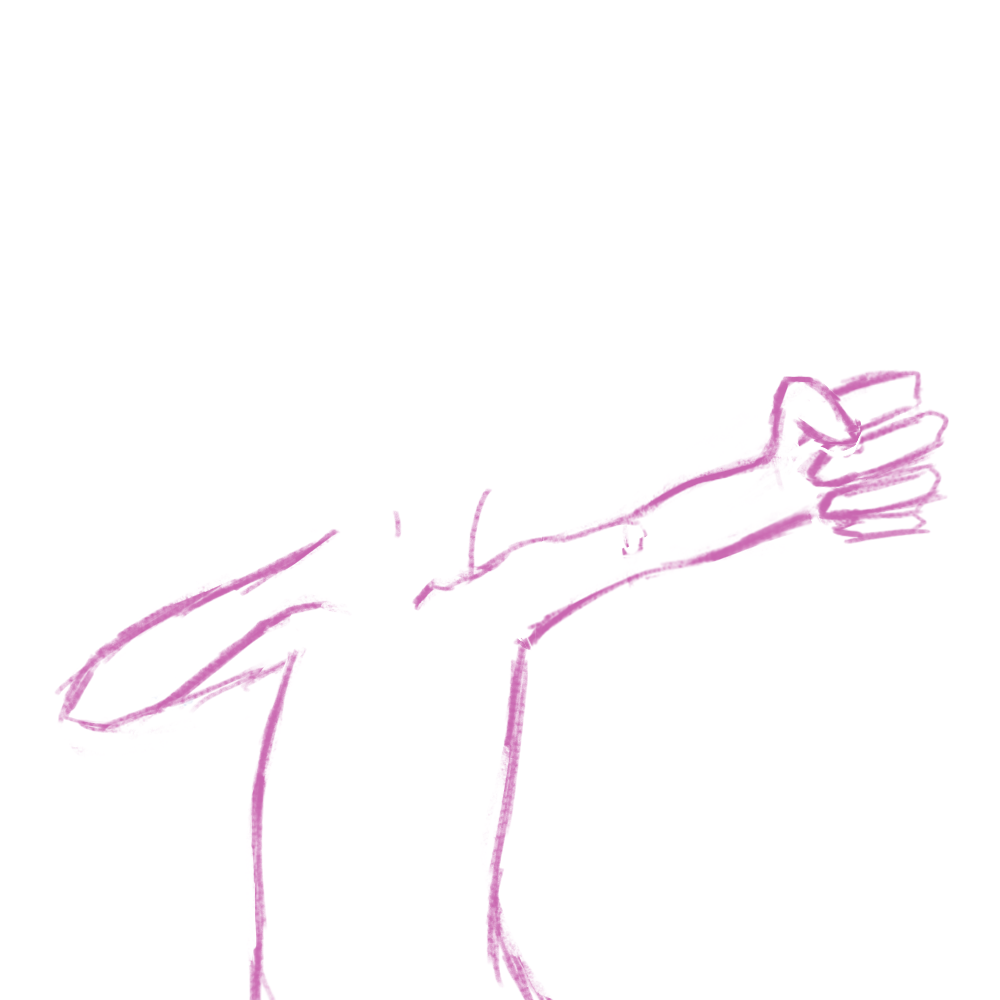
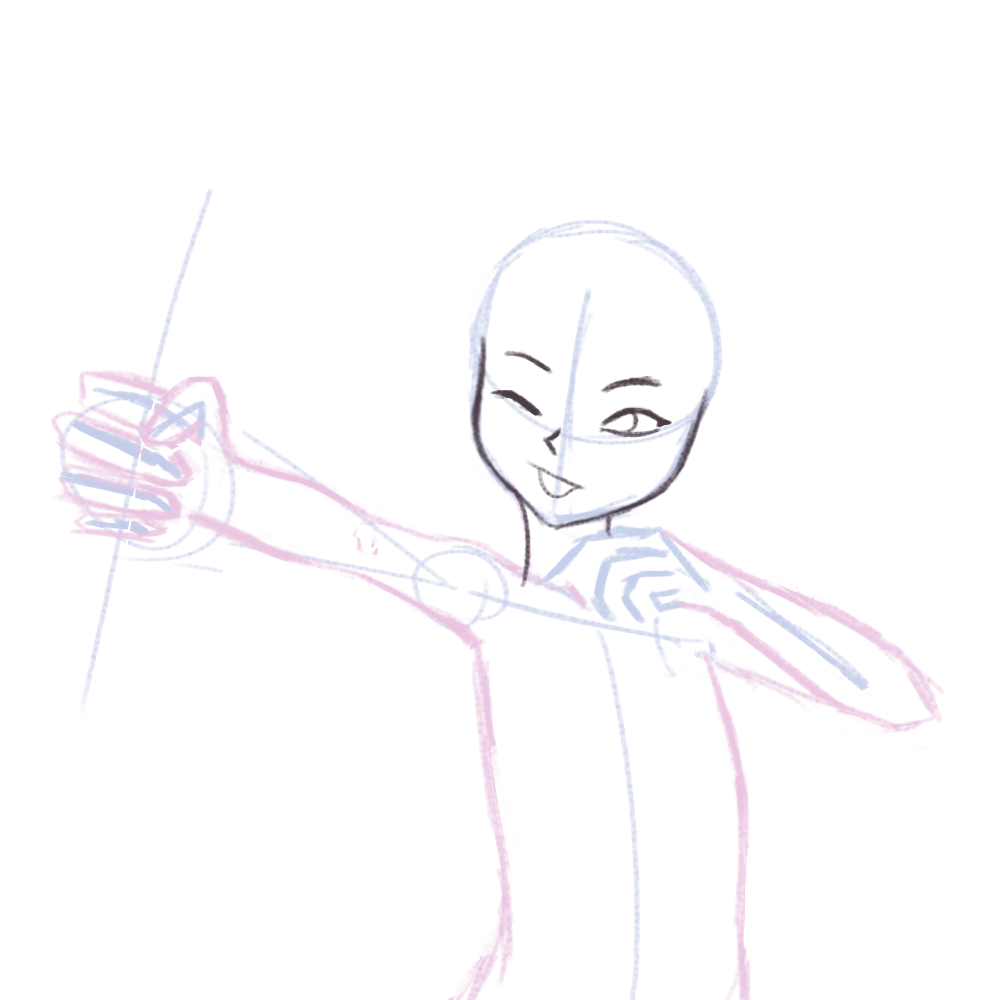
The second 1000 x 1000 image is a revision of the first. Changes to its layers:
added layer "rascunho2" above "rascunho1" over 469, 332, 711, 588
added group "rascunho1" (39%) with 2 layers above "Background" over 51, 188, 946, 1000
moved "Layer 2" into group "rascunho1", painted on it over 51, 368, 949, 1000
showed "Layer 1", moved it into group "rascunho1", painted on it over 58, 188, 942, 1000
